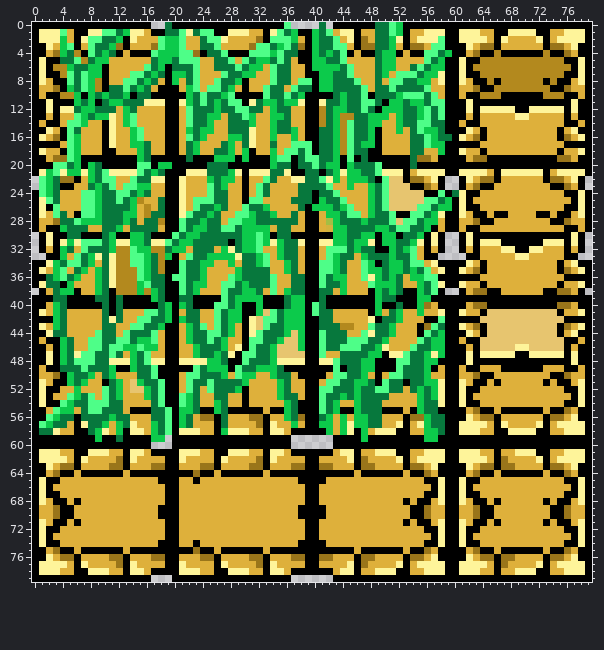
Sprite sheet -- Grafiki/Bloki/PiaskowiecLiany.png. The picture above is the old version.
The file is 80x80 pixels.
Now the later version:
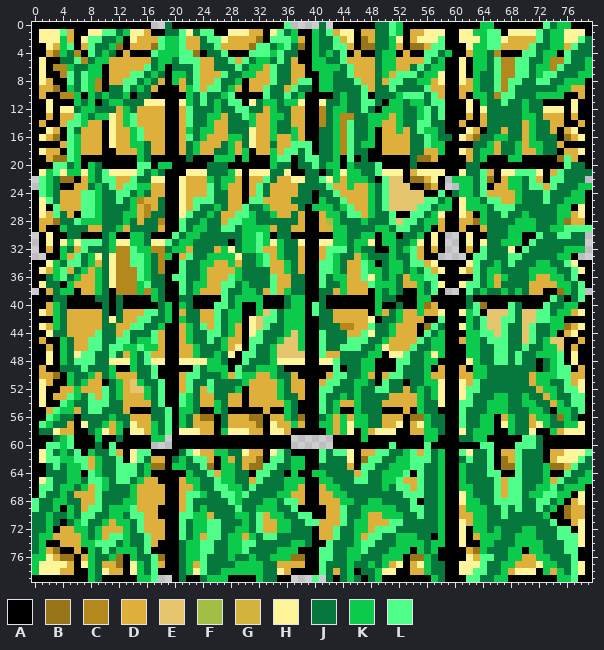
Palette (. is transparent): A #000000  B #99751a  C #b3891e  D #deb03b  E #e7c56f  F #a3be44  G #d2b33d  H #fef49a  J #07783d  K #0cca4b  L #4efe88
From old to new:
Changed rows in their new state; - is an unchanged pixel.
first column x 0:
 0 ----------------------------------------------------------------KK-------LJKK---
 1 ---------------------------------------------------------------KKLL-----LJKK----
 2 ----------------------------------------------------------------KLL-----LJKK--LJ
 3 ---------------------------------------------------------------KKLL----LJJKK-LJJ
 4 ---------------------------------------------------------------KKJ----LLJKK-LJJJ
 5 ---------------------------------------------------------------KKJL--LLJJK--LJJK
 6 ---------------------------------------------------------------KKJL--LLJKK-LJJJK
 7 ---------------------------------------------------------------KJJL--LLJKLLJJJKK
 8 ---------------------------------------------------------------KJJL-LLJJLLJJKKK-
 9 ---------------------------------------------------------------KJJL-LJJJJJJKK---
10 ---------------------------------------------------------------KKJ-LLJJJKKKK----
11 ----------------------------------------------------------------KJJLJJKJJ-------
12 -----------------------------------------------------------------JJJJJKJJ-------
13 -----------------------------------------------------------------JJJJJKKJ-------
14 -----------------------------------------------------------------JJJJJ-KJJ------
15 -----------------------------------------------------------------JJ-JJ-KJJ------
16 ----------------------------------------------------------------JJKKJJ-KJJJ-----
17 ---------------------------------------------------------------JJK-JJK-KKJJ-----
18 ---------------------------------------------------------------JKK-JJK--KJJ-----
19 ---------------------------------------------------------------JK---KK------L---
20 --------------------------------------------------------------JJ------------LJJ-
21 --------------------------------------------------------------JJL----LLL---LJJJJ
22 ------------------------------------------------------------KKKJL---KKJL--LLJJJ-
23 -------------------------------------------------------------KKJL---KKJLL-LJJJKK
24 -------------------------------------------------------------KKJL----KJJJLJJJKK-
25 --------------------------------------------------------------KKJLL--KJJJLJJKKK-
26 --------------------------------------------------------------KKKJLLLJJJJJJKK---
27 ----------------------------------------------------------------KJJLJJKJJJJKK---
28 ----------------------------------------------------------------KJJJJKKKJJJK----
29 -----------------------------------------------------------------JJJKKKKJJKKLLLL
30 -----------------------------------------------------------------JJJKK--LJJLLJJ-
31 -----------------------------------------------------------------JJKKK-LJJJJJJJ-
32 ----------------------------------------------------------------LJJJ--LJJJJJKKK-
33 ---------------------------------------------------------------LLJJJLLJJJJJKK---
34 ---------------------------------------------------------------LJJKJLJJJKKJJL---
35 ---------------------------------------------------------------LJKKJJJJKKKKJJL--
36 ---------------------------------------------------------------LJK-KJJJK--KKJL--
37 --------------------------------------------------------------LLJK-JJJJ----KKJL-
38 --------------------------------------------------------------LJKJJKJKJ-----KJL-
39 --------------------------------------------------------------J-----------LJ-JL-
40 --------------------------------------------------------------JL----LJ---LJJKK--
41 --------------------------------------------------------------KL----LJ--LLJKK---
42 --------------------------------------------------------------KJL--LLJ--LLKK----
43 --------------------------------------------------------------KJL--LJJ-LJJKK----
44 --------------------------------------------------------------KKLL-LJJ-LJJK-----
45 --------------------------------------------------------------KKJLLLJJ-LJK------
46 --------------------------------------------------------------KKJJLLJJLJJKK-----
47 --------------------------------------------------------------KKJJLLJLJJKKKL----
48 ---------------------------------------------------------------KJJLLJLJJ-JKL----
49 ---------------------------------------------------------------KKJJJJJJJ-JKLL---
50 ---------------------------------------------------------------KKJJJJJJ-KKKLL---
51 ---------------------------------------------------------------LJJJJJJJ-KKJJL---
52 --------------------------------------------------------------LLJJJJJJJJ-KKJLL--
53 --------------------------------------------------------------LJJJKKJJKJJ-KJJLL-
54 -------------------------------------------------------------LLJJKKKJJKKJJ-KJLL-
55 -------------------------------------------------------------LJJJKKKJJJKKJ-KKJL-
56 -------------------------------------------------------------LJJKK--KJJ-KKJ-KJ--
57 -------------------------------------------------------------LJJKK--KJJ--KJJKK--
58 --------------------------------------------------------------JKKK--KJJ---K-----
59 ---JKL-------------------------------------------------------JJKK-----LLJ-------
60 --LLKL---J-L---------------------------------------L----L-------LL---LLLJ-------
61 --LJKJL-KJJL---LL----JL---KKJJ-----LJ----LJLL----LLJJKL-LJK--L-JJL---LJJJ------L
62 --LLKKLL-KJJL--LJ---JKJLL--K-J----LLJKK--LJJJ---LLJJKKLLLJK--JLJJL---LJJJ-----LJ
63 --JLJKKL-KJJLLLJK---KKJJL--KKJ---LLJJKK--JJJJ--LLJJKKKLLJJK--KJJJL---LJJJK---LJJ
64 --JJJKK-LKJJLLLJK-----KJJL-KKJJ-LLJJ-K--KKJJJJ-LJJKKKL-LJJK--KJJJLL--LJJJK--LJJK
65 --LJJKKJLLKJLLJK------KKJJLKKJJ-LJJJKKK--KKJJJLLJJKKL--LJJK--KJJJJL-LLJJJK-LJJKK
66 -LLJKKJK-LKJJJK--------KJJLLKKJLJJJJKK----KKJJJJJJKJLL-LJJK--KKJJJL-LLJJKKLJKKK-
67 -LJJKJ---LJJJJK-------LLKJJLLKLJJJJKK------KKJJJJJJJJLLLJJK---KJJJL-LLJKKLLKK---
68 LJJKKJJ--LJJJKK-------LJJJJJLKJJJKKJLL------KKJJKKJJJJL-JJK---KKJJLLLLJJLLJK----
69 LJJK-KJ-LLJKKKL-------LJKJJJJLJJKKKJJL------LJJKKKKKJJLLJJK---KKKJJLJLJJLJK-----
70 JJKJJKJLLJJKKJLL-----LLKK-JJJKKJL-KKJJLL----LJJK--KKKJJLJJK----KKJJLJJJJJK------
71 JJKJ-JKLJJK-KKJL-----LJKKLLJJJKJL--KKJJLL---LJKK---LLJJJJJK----KKJJJJJJJJJL-----
72 JJK---KKJK---KJL-----LJKKLLJJKKJL--KKJJJ---LJJKK-LLLJJJJJJK----KKJKJJJKKJJJLL---
73 JKK----KJK-LLKJJL----LJK-LLJKK-KJLLJJJJJ---LJJK-LLJJKKKJJ-K-----KKKJJKKKJJJLLL--
74 JK-----KKLLLJKJJL----JKKLLJJKKLLJJJJJKKJ--LJJJKLLJJJKKKKJKK-----KKJJJKKKKJJJLL--
75 JK------KJLJKKKJL----JKKLLJJKKLJJJJKKK---LLJJKKLJJJKKK-KJK------KJJJKK-KKJJJLL--
76 KK------KJJK--KJJL---JKKLJJJKJJKJJKKK----LLJJKKJJJKKK---KJ------LLJJKK--KKJJJL--
77 K-------KJ-----KJL---JK-LJJJJKKKKJJ------LJJJKJJKJK-----KJJ-----LJJKK----KKJJL--
78 K-------KJ-----KJL---JK-LJJKKKKKKJJ------LJ-JK-JJK------KJJ----LLJJK-----K-KJL--
79 --------KJ-----KKL---J--JKKK----KJJ-----L-J-JKJ-JK-------KJ---LLJJKK-------KKL--
Where, in picture pixels (left, top, right, bottom), the same in both pictures:
changed: (32, 22, 592, 582)
